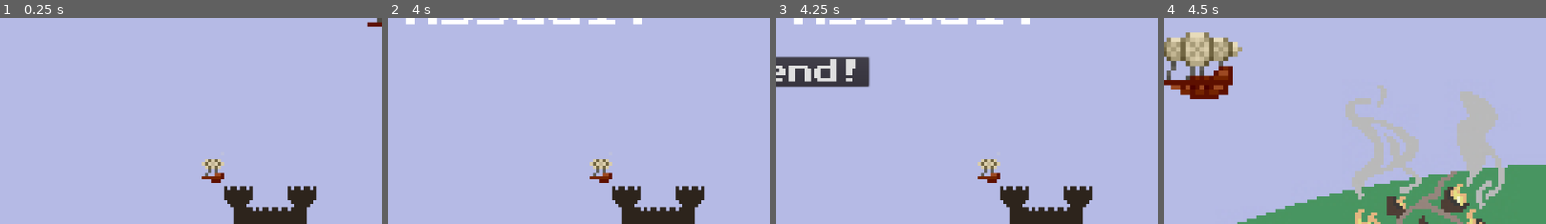
Above: before the commit, frames 1-4 (left to right).
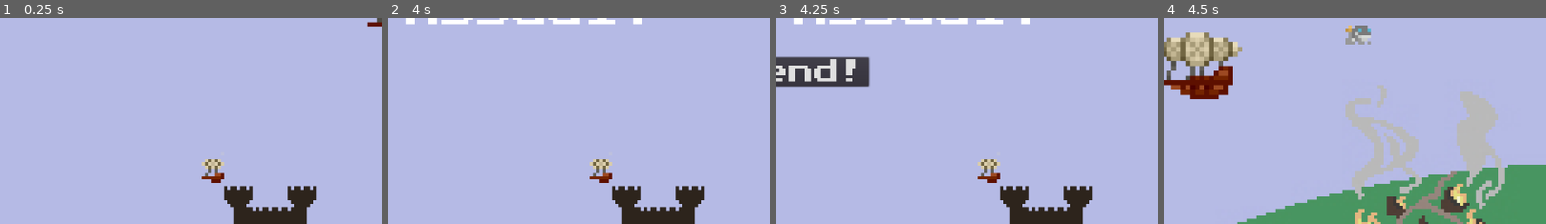
Above: after the commit, the same moments.

Repository: lthammond/CS315-P1-Airship_Assault
Game: Godot game, scene res://src/Title.tscn
Same seed, same stepped clock (60 frames per second), same inputs: the game is played once before the commit and once after it.
Inputs:
- Up to frame 1 (0.25 s): no input
- Up to frame 2 (4 s): hold Down (decrease_angle) 0.53-1.28 s; tap Left (decrease_strength) at 1.35 s; hold Up (increase_angle) 2.03-2.78 s; tap Right (increase_strength) at 2.85 s; tap Space (launch) at 3.6 s
- Up to frame 3 (4.25 s): no input
- Up to frame 4 (4.5 s): click "Defend!" at 4.25 s
The pictures show only the part of the screen within x 50-100%, y 22-72%; the shares and areas given below are measured in that part.

Frames 1-3 are identical in both runs. In frame 4, 0.5% of the frame differs, in the area x 47-55%, y 3-13%.

Commit message:
Add ability to obtain extra life

Diff:
--- /dev/null
+++ b/project/src/ExtraLife.gd
@@ -0,0 +1,7 @@
+extends Area2D
+
+signal extra_life_obtained()
+
+
+func _on_ExtraLife_body_entered(body):
+	emit_signal("extra_life_obtained")
--- a/project/src/ExtraLife.tscn
+++ b/project/src/ExtraLife.tscn
@@ -1,14 +1,18 @@
-[gd_scene load_steps=3 format=2]
+[gd_scene load_steps=4 format=2]
 
 [ext_resource path="res://assets/LifeSprite.png" type="Texture" id=1]
+[ext_resource path="res://src/ExtraLife.gd" type="Script" id=2]
 
 [sub_resource type="RectangleShape2D" id=1]
 extents = Vector2( 20.0147, 15.1276 )
 
 [node name="ExtraLife" type="Area2D"]
+script = ExtResource( 2 )
 
 [node name="Sprite" type="Sprite" parent="."]
 texture = ExtResource( 1 )
 
 [node name="CollisionShape2D" type="CollisionShape2D" parent="."]
 shape = SubResource( 1 )
+
+[connection signal="body_entered" from="." to="." method="_on_ExtraLife_body_entered"]
--- a/project/src/Level.gd
+++ b/project/src/Level.gd
@@ -2,6 +2,7 @@
 
 var projectile
 var target
+var extra_life
 var lives = 3
 var sleep_timer
 var total_points = 0
@@ -10,6 +11,7 @@
 func _ready():
 	create_projectile()
 	create_target()
+	create_extra_life()
 	randomize()
 
 
@@ -28,6 +30,13 @@
 	target.position = Vector2(rand_range(300, 1000), rand_range(150, 400))
 	call_deferred("add_child", target)
 	target.connect("target_hit", self, "on_Target_hit")
+
+
+func create_extra_life():
+	extra_life = load("res://src/ExtraLife.tscn").instance()
+	extra_life.position = Vector2(rand_range(300, 1000), rand_range(150, 400))
+	call_deferred("add_child", extra_life)
+	extra_life.connect("extra_life_obtained", self, "_on_extra_life_obtained")
 
 
 func check_Projectile_is_sleeping():
@@ -93,6 +102,12 @@
 	create_target()
 
 
+func _on_extra_life_obtained():
+	lives += 1
+	$HUD/LifeLabel.text = 'x%d' % lives
+	extra_life.call_deferred("free")
+
+
 func _on_ReturnToTitleButton_pressed():
 	if get_tree().change_scene("res://src/Title.tscn") != OK:
 		print ("An unexpected error occured while trying to switch to Title scene")
